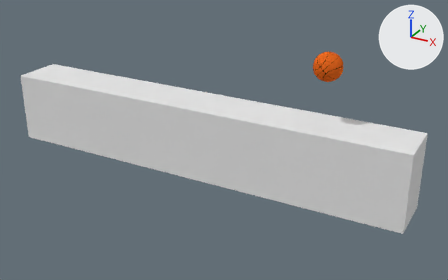
The Blender file Rolling ball.blend: old version first, new version second.
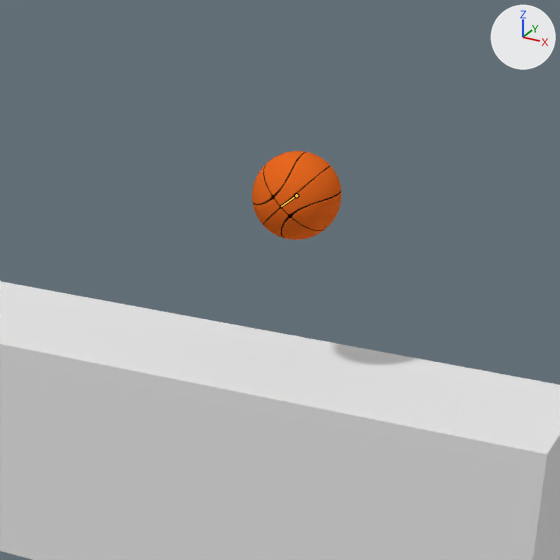
Old and new are each drawn whole from a 50 mm camera at (9.8, -19.27, 6.62) aimed at (-0.79, -0.03, -3.0) and again close up on the part from 51% to 93% of the width and 0% to 68% of the height. The axes (+X, +Y, +Z) are drawn at upper right. The lights are the same throughout. Both versions are drawn at frame 77 of the action 'ROLLING BALL'; the numbers are the values there. The bones that bend it are drawn over the model as lines in the close-ups.

The first close-up shows 'Ball_3_basketball', 'Cube'.
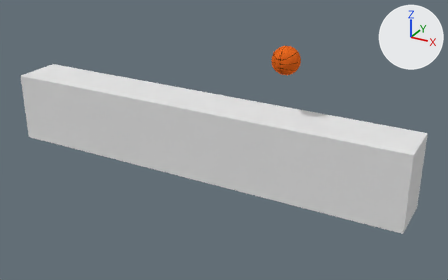
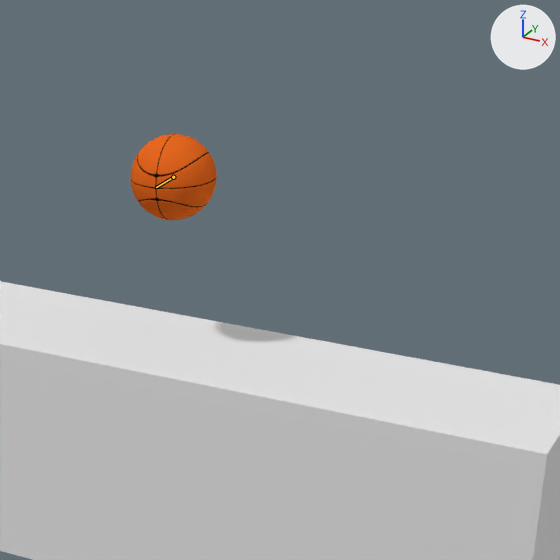
Commit message: Improving rolling ball again

Where the change shows, as pixel boxes [x1, y1, x2, y2] in the close-ups (560 x 560 px):
'Ball_3_basketball', posed: before [252, 151, 342, 240]; after [131, 134, 217, 220]
bone 'Spin', root to tip: before (296, 195) to (281, 206); after (173, 177) to (156, 187)

Patch to the scene script:
```diff
--- a/Rolling ball.blend.py
+++ b/Rolling ball.blend.py
@@ bone_body @@
 bone_body = bpy.data.objects['MultiBall_rig'].pose.bones['Body']  # child of 'Root'
-bone_body.location = (-3.179, 0.0, 0.0)
+bone_body.location = (-1.647, 0.0, 0.0)
@@ bone_spin @@
 bone_spin = bpy.data.objects['MultiBall_rig'].pose.bones['Spin']  # child of 'stretch'
-bone_spin.rotation_euler = (0.0, -13.3, 0.0)  # degrees (0, -762, 0)
+bone_spin.rotation_euler = (0.0, -10.93, 0.0)  # degrees (0, -626, 0)
```
